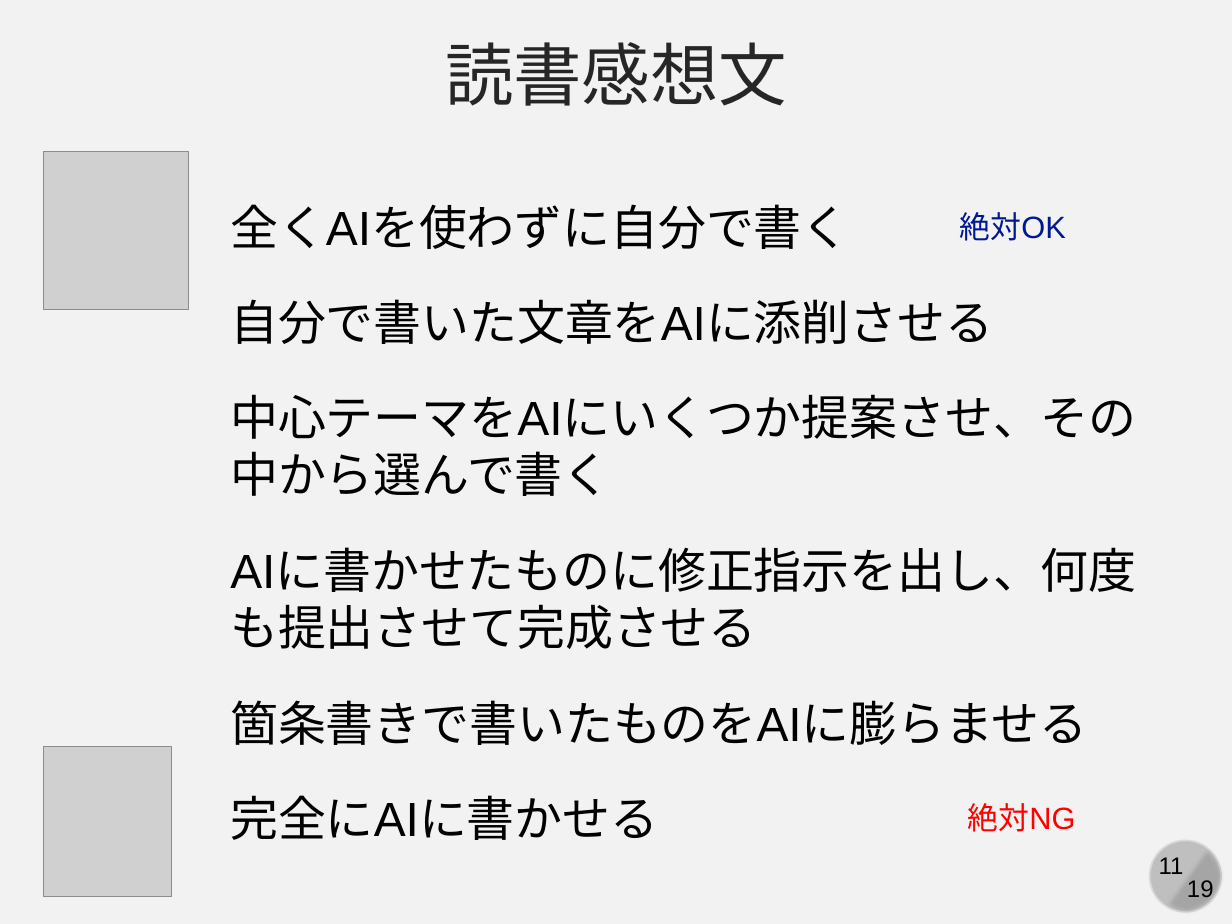
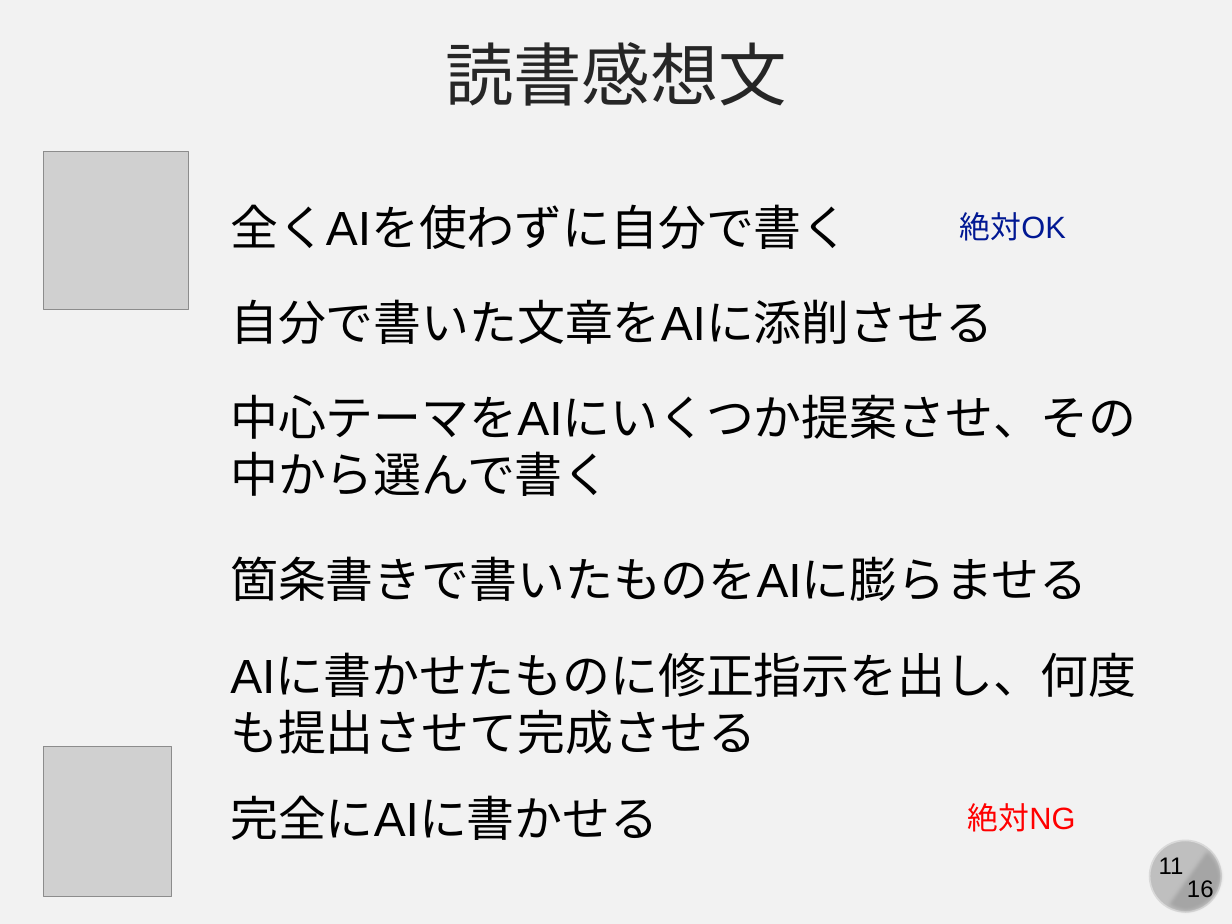
Before and after one commit to kaityo256/lab_startup, a slide deck: slide 11 of generative_ai/generative_ai_and_us.pptx. Drawn at 1232x924 pixels with LibreOffice and Linux fonts; fonts in the diff are those of the drawing; grey boxes stand for pictures. Boxes give left, top, right and bottom in pixels: in the first picture for what was removed or moved away, otherwise in the second. Text is boxed around its words. In the diff, an @@ line names an element or a change of style, - is before the commit and + after.

```diff
--- a/generative_ai/generative_ai_and_us.pptx
+++ b/generative_ai/generative_ai_and_us.pptx
@@ text "箇条書きで書いたものをAIに膨らませる": place and size @@
-text "箇条書きで書いたものをAIに膨らませる" at bbox=[230, 700, 1087, 745]
+text "箇条書きで書いたものをAIに膨らませる" at bbox=[230, 556, 1087, 601]
@@ text "AIに書かせたものに修正指示を出し、何度も提出させて完成させる": place and size @@
-text "AIに書かせたものに修正指示を出し、何度も提出させて完成させる" at bbox=[230, 550, 1136, 649]
+text "AIに書かせたものに修正指示を出し、何度も提出させて完成させる" at bbox=[230, 655, 1136, 754]
@@ text at bbox=[1187, 880, 1214, 903]: text changed @@
-19
+16
```
Also in this commit, not shown: 14 other slides changed, 1 slide added.
